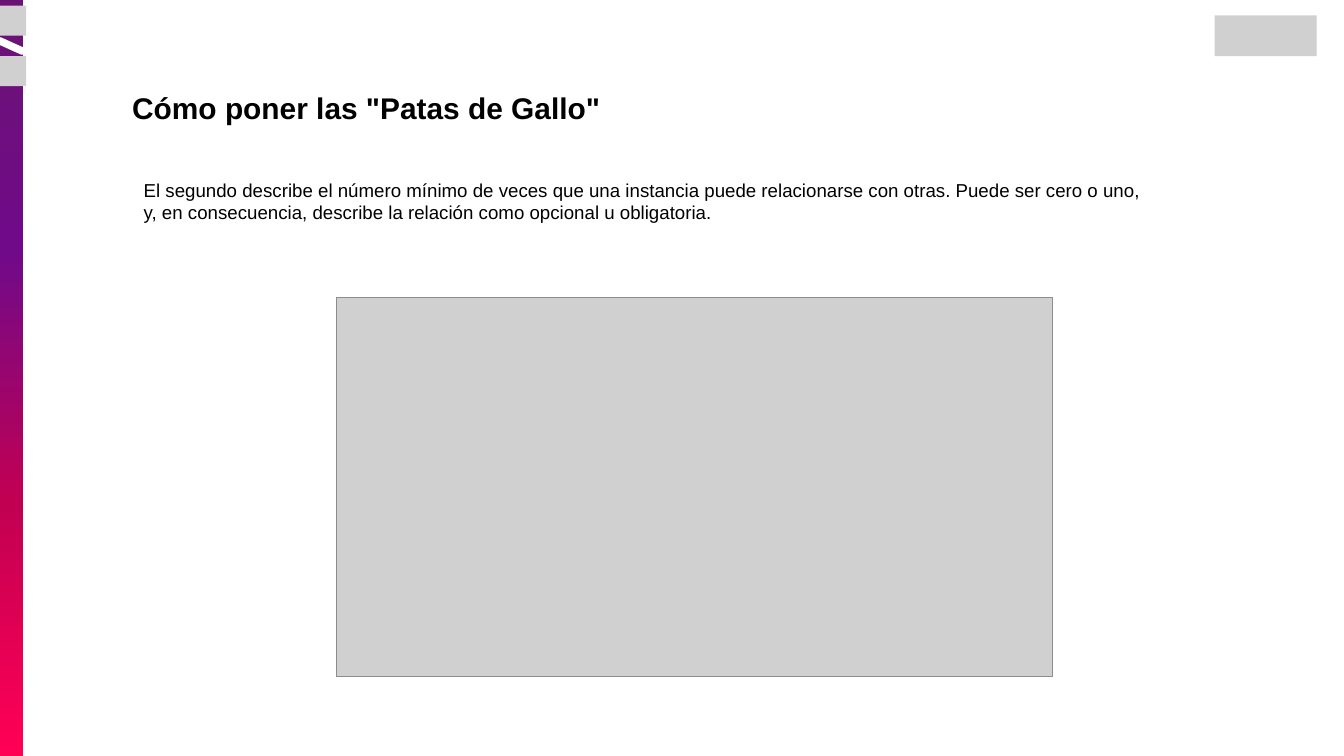
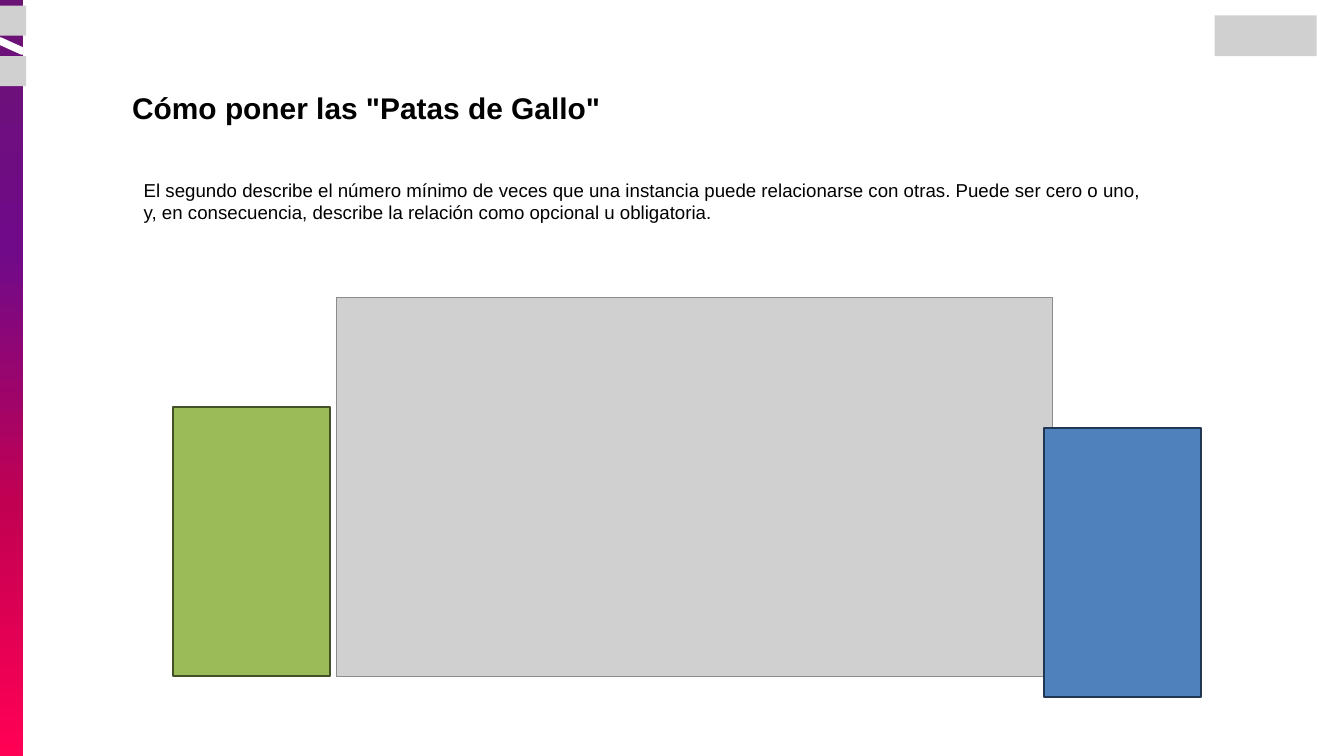
Before and after one commit to Armosque/curso-ingenieria-de-datos, a slide deck: slide 52 of modulo-02_bases_datos/01_BD Relacionales - Postgres/clases/03_Diseño Relacional.pptx. Drawn at 1344x756 pixels with LibreOffice and Linux fonts; fonts in the diff are those of the drawing; grey boxes stand for pictures. Boxes give left, top, right and bottom in pixels: in the first picture for what was removed or moved away, otherwise in the second. Text is boxed around its words. In the diff, an @@ line names an element or a change of style, - is before the commit and + after.

```diff
--- a/modulo-02_bases_datos/01_BD Relacionales - Postgres/clases/03_Diseño Relacional.pptx
+++ b/modulo-02_bases_datos/01_BD Relacionales - Postgres/clases/03_Diseño Relacional.pptx
@@ rectangle added at (173, 407, 330, 676), fill #9BBB59, outline #445227 2 pt @@
@@ rectangle added at (1044, 428, 1201, 698), fill #4F81BD, outline #233953 2 pt @@
```
Also in this commit, not shown: 17 other slides changed, 1 slide added, 1 other file.
